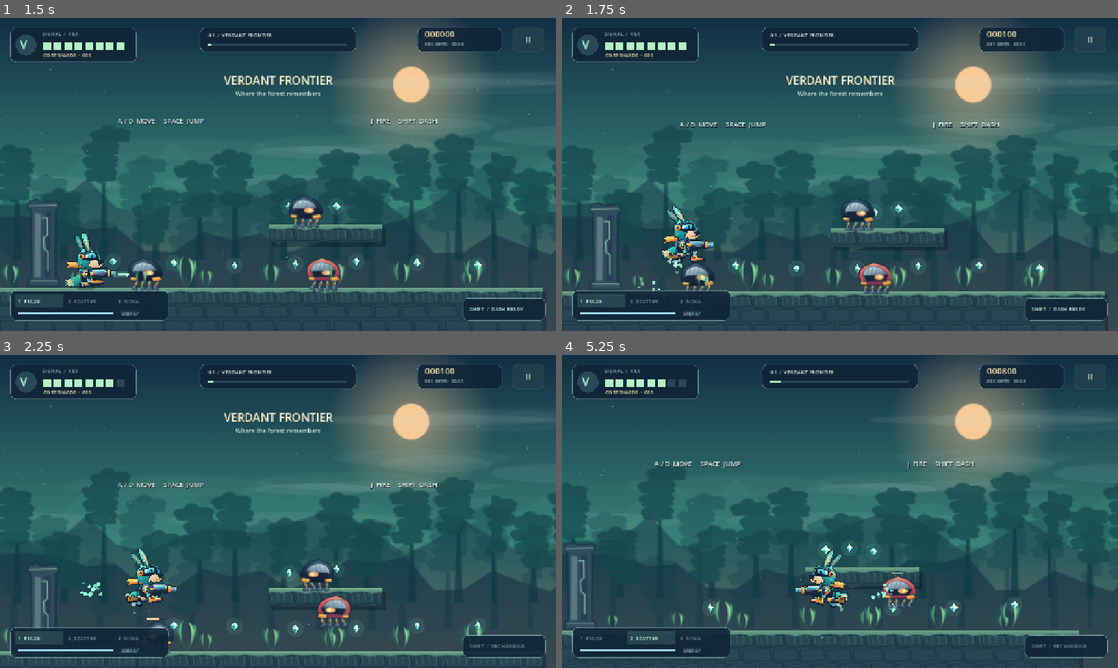
Above: before the commit, frames 1-4 (two rows, left to right).
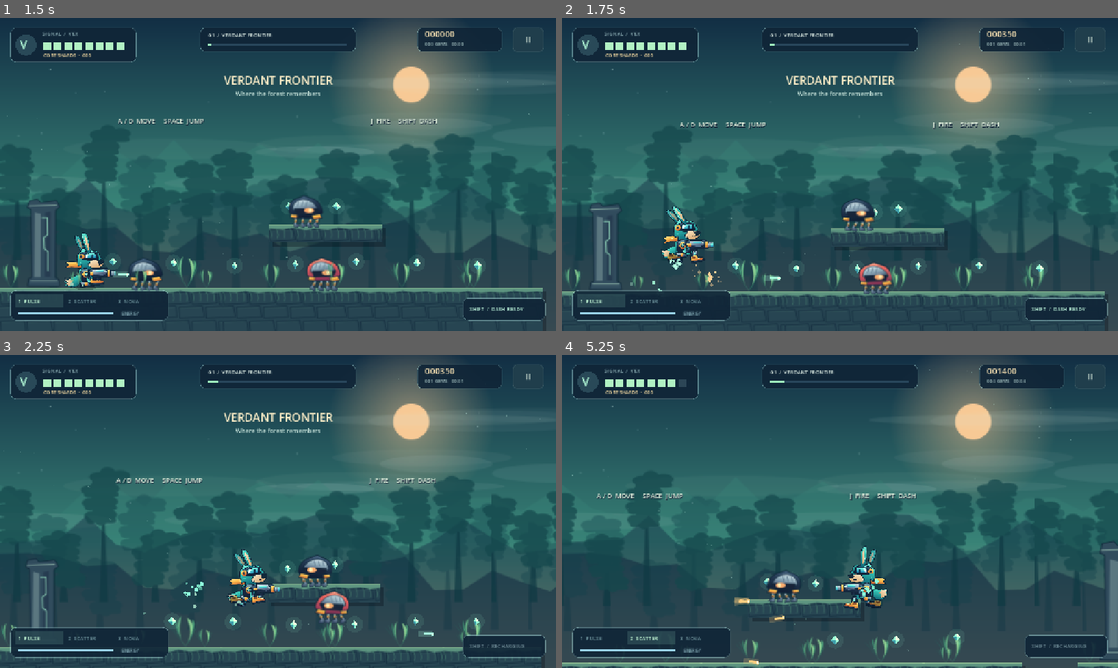
Above: after the commit, the same moments.

Repository: ilia55555/game-2D
Game: Godot game, scene res://scenes/main.tscn
The game is run twice, just before and just after one commit, with the same random seed, the same clock (stepped at 60 frames per second) and the same inputs.
Inputs (mouse positions are in pixels of both pictures, inside the frame that each line leads up to):
- Up to frame 1 (1.5 s): click "BEGIN JOURNEY" at 0.5 s; tap Enter at 1.25 s; move the mouse to (400, 158) at 1.27 s; hold D (move_right) from 1.28 s (still down); hold S (crouch) from 1.28 s (still down); click (400, 158) at 1.42 s
- Up to frame 2 (1.75 s): keep holding D (move_right); keep holding S (crouch); tap Space (jump) at 1.52 s
- Up to frame 3 (2.25 s): keep holding D (move_right); tap Space (jump) at 1.82 s; move the mouse to (166, 527) at 2.02 s; release S (crouch) at 2.03 s; tap Shift (dash) at 2.1 s
- Up to frame 4 (5.25 s): tap Space (jump) at 2.27, 2.57, 3.77, 4.07, 4.52, 4.82 s; move the mouse to (895, 442) at 2.77 s; release D (move_right) at 2.78 s; hold A (move_left) 2.78-3.53 s; hold J (fire) 2.78-3.53 s; move the mouse to (812, 574) at 3.52 s; hold D (move_right) 3.53-5.03 s; tap Q (weapon) at 3.6 s; click (812, 574) at 3.67 s; move the mouse to (1006, 558) at 4.27 s; tap Z at 4.35 s; move the mouse to (673, 464) at 5.02 s; hold A (move_left) from 5.03 s (still down); tap K at 5.1 s

Frame 1 is identical in both runs. In frame 2, 0.4% of the frame differs, in the area x 12-81%, y 4-88%; in frame 3, 6.3%; in frame 4, 13%, in the area x 0-100%, y 4-100%.
Error after the commit: Invalid call. Nonexistent function 'shot_effect' in base 'Node2D (level.gd)'. (res://scripts/projectile.gd:67)

Commit message:
Drive projectile travel and impact from 16-frame sheets

Diff:
--- a/scripts/projectile.gd
+++ b/scripts/projectile.gd
@@ -1,25 +1,46 @@
 extends Node2D
 ## Swept collision prevents a fast shot passing through thin walls or small targets.
+## If a 16-frame projectile sheet exists, the same family renders muzzle, travel and impact.
+const Sheet16 = preload("res://scripts/sprite_sheet_16.gd")
+
 var world
 var velocity: Vector2
 var friendly: bool = true
 var damage: int = 1
 var tint: Color = Color.WHITE
 var kind: String = "bolt"
+var family: String = ""
+var shot_id: int = -1
 var life: float = 2.5
 var trail: Array[Vector2] = []
 var spent: bool = false
+var sprite16
+var uses_sheet: bool = false
 
 func _ready() -> void:
 	z_index = 12
 	add_to_group("projectiles")
+	var path = Sheet16.find_path("projectiles", family)
+	if not path.is_empty():
+		sprite16 = Sheet16.new()
+		add_child(sprite16)
+		var display_height = 46.0 if kind == "nova" else (34.0 if friendly else 38.0)
+		uses_sheet = sprite16.load_sheet(path, display_height, false)
+		if uses_sheet:
+			sprite16.rotation = velocity.angle()
+			sprite16.play_clip("travel", 4, 7, 18.0, true, true)
 
 func _physics_process(delta: float) -> void:
-	if spent: return
+	if spent:
+		return
 	life -= delta
 	if life <= 0:
 		queue_free()
 		return
+
+	if uses_sheet and is_instance_valid(sprite16):
+		sprite16.rotation = velocity.angle()
+
 	var next = global_position + velocity * delta
 	var query = PhysicsRayQueryParameters2D.create(global_position, next, 2 | (4 if friendly else 1))
 	query.hit_from_inside = true
@@ -27,29 +48,51 @@
 	if not result.is_empty():
 		global_position = result.position
 		var target = result.collider
+		var actor_hit = false
 		if friendly and target.has_method("hit"):
 			target.hit(damage)
+			actor_hit = true
 		elif not friendly and target.has_method("take_damage"):
 			target.take_damage(damage, global_position - velocity * .05)
+			actor_hit = true
+
 		if kind == "nova" and friendly:
 			for enemy in get_tree().get_nodes_in_group("damageable"):
 				if is_instance_valid(enemy) and enemy != target and enemy.global_position.distance_to(global_position) < 115:
 					enemy.hit(2)
-			world.burst(global_position, tint, 18)
 			world.shake(4)
-		world.burst(global_position, tint, 5)
+
+		var effect_start = 12 if kind == "nova" or not actor_hit else 8
+		var effect_end = 15 if effect_start == 12 else 11
+		var sheet_effect = world.shot_effect(
+			global_position,
+			family,
+			shot_id,
+			effect_start,
+			effect_end,
+			velocity.normalized(),
+			96.0 if kind == "nova" else 72.0
+		)
+		if not sheet_effect:
+			world.burst(global_position, tint, 18 if kind == "nova" else 5)
+
 		spent = true
 		queue_free()
 	else:
 		global_position = next
+
 	trail.push_front(global_position)
-	if trail.size() > 5: trail.pop_back()
+	if trail.size() > 5:
+		trail.pop_back()
 	queue_redraw()
 
 func _draw() -> void:
+	if uses_sheet:
+		return
 	var backwards = -velocity.normalized()
 	var radius = 7.0 if kind == "nova" else 4.0
-	if not friendly: radius = 6.0
+	if not friendly:
+		radius = 6.0
 	draw_line(Vector2.ZERO, backwards * (32 if friendly else 18), Color(tint,.23), radius*3, true)
 	draw_line(Vector2.ZERO, backwards * 20, tint, radius, true)
 	draw_circle(Vector2.ZERO, radius, tint)
